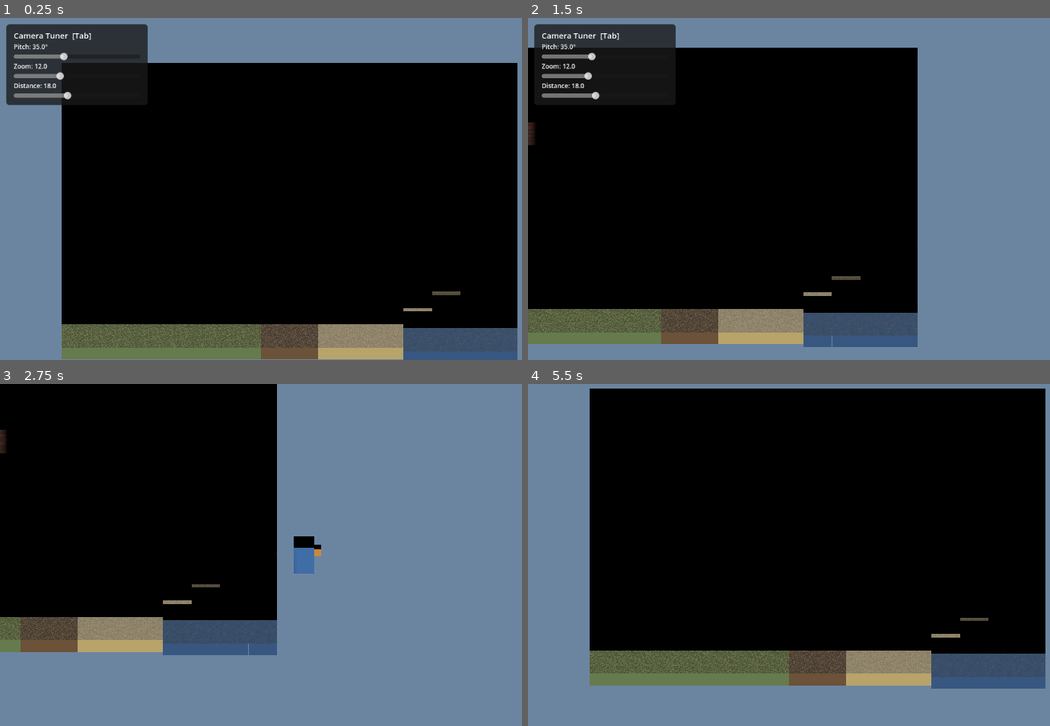
Above: before the commit, frames 1-4 (two rows, left to right).
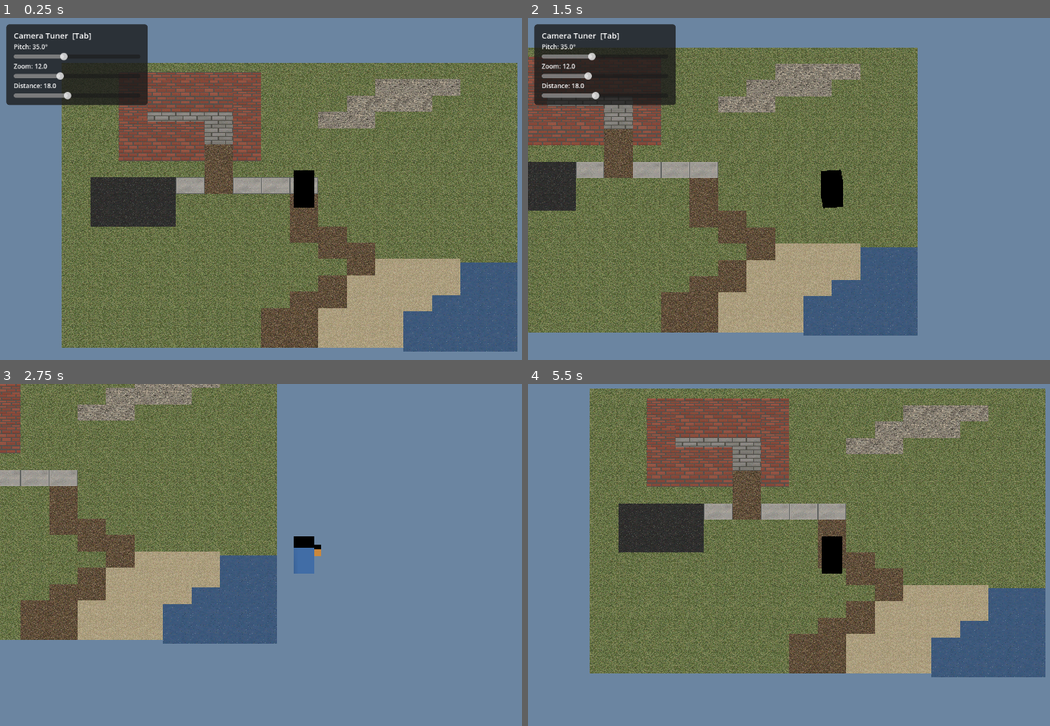
Above: after the commit, the same moments.

Repository: ninthfreak/ActionAdventureVoxel
Game: Godot game, scene res://scenes/main.tscn
Same seed, same stepped clock (60 frames per second), same inputs: the game is played once before the commit and once after it.
Inputs:
- Up to frame 1 (0.25 s): no input
- Up to frame 2 (1.5 s): tap Enter at 0.5 s; hold D (move_right) 0.53-1.28 s; hold Tab (toggle_tuner) 0.53-1.28 s; hold S (move_down) from 1.28 s (still down); tap Tab (toggle_tuner) at 1.35 s
- Up to frame 3 (2.75 s): release S (move_down) at 2.03 s; hold D (move_right) from 2.03 s (still down); hold Tab (toggle_tuner) from 2.03 s (still down)
- Up to frame 4 (5.5 s): release D (move_right) at 2.78 s; release Tab (toggle_tuner) at 2.78 s; hold W (move_up) 2.78-3.53 s; tap Tab (toggle_tuner) at 2.85, 4.35 s; hold Tab (toggle_tuner) 3.53-4.28 s; hold A (move_left) 3.53-5.03 s; hold S (move_down) from 5.03 s (still down); hold Tab (toggle_tuner) from 5.03 s (still down)

The runs differ from the first frame. In frame 1, 69% of the frame differs, in the area x 11-100%, y 13-100%; in frame 2, 58%; in frame 3, 39%; in frame 4, 71%, in the area x 11-100%, y 1-90%.

Commit message:
Fix transparency with per-instance surface override materials
Previous attempts to modify imported mesh materials had no effect.
Now using MeshInstance3D.set_surface_override_material() which
overrides at the rendering level. For each surface, creates a fresh
StandardMaterial3D with only the RGB color (alpha forced to 1.0)
and unshaded mode — no inherited properties from the OBJ import.
Removed ineffective fill boxes.

Co-Authored-By: Claude Opus 4.6 <noreply@anthropic.com>
Claude-Session: https://claude.ai/code/session_0168A7UbHfBLMdtnJfLHTF79

Diff:
--- a/scripts/map_builder.gd
+++ b/scripts/map_builder.gd
@@ -16,25 +16,11 @@
 
 const WALL_TILES := ["B"]
 
-# Average fill color per block type — backs the voxel mesh so sub-pixel
-# gaps between tiny quads show a matching color instead of the sky.
-const FILL_COLORS := {
-	"grass":             Color(0.40, 0.48, 0.30),
-	"dirt":              Color(0.42, 0.32, 0.22),
-	"sand":              Color(0.72, 0.64, 0.42),
-	"water":             Color(0.22, 0.34, 0.50),
-	"asphalt":           Color(0.28, 0.28, 0.28),
-	"gravel":            Color(0.46, 0.44, 0.38),
-	"concrete_walkway":  Color(0.62, 0.60, 0.56),
-	"bricks":            Color(0.52, 0.30, 0.24),
-	"cement_blocks":     Color(0.56, 0.54, 0.50),
-}
-
 @export_multiline var map_layout: String
 @export var center_map: bool = true
 
 var _mesh_cache: Dictionary = {}
-var _fill_cache: Dictionary = {}
+var _override_cache: Dictionary = {}
 
 func _ready() -> void:
 	if Engine.is_editor_hint():
@@ -73,13 +59,13 @@
 				_add_wall(block_name, Vector3(col_idx, 0.0, row_idx) + offset)
 
 func _add_block(block_name: String, pos: Vector3) -> void:
-	_add_fill_box(block_name, pos)
 	var mesh := _load_mesh(block_name)
 	if not mesh:
 		return
 	var mi := MeshInstance3D.new()
 	mi.mesh = mesh
 	mi.position = pos
+	_apply_opaque_overrides(mi, block_name)
 	add_child(mi)
 
 func _add_wall(block_name: String, pos: Vector3) -> void:
@@ -90,10 +76,9 @@
 	var body := StaticBody3D.new()
 	body.position = pos
 
-	_add_fill_box(block_name, Vector3.ZERO, body)
-
 	var mi := MeshInstance3D.new()
 	mi.mesh = mesh
+	_apply_opaque_overrides(mi, block_name)
 	body.add_child(mi)
 
 	var col := CollisionShape3D.new()
@@ -105,26 +90,30 @@
 
 	add_child(body)
 
-func _add_fill_box(block_name: String, pos: Vector3, parent: Node = null) -> void:
-	if not parent:
-		parent = self
-	var fill := MeshInstance3D.new()
-	fill.mesh = _get_fill_mesh(block_name)
-	fill.position = pos
-	fill.scale = Vector3(0.998, 0.998, 0.998)
-	parent.add_child(fill)
+func _apply_opaque_overrides(mi: MeshInstance3D, block_name: String) -> void:
+	var overrides := _get_overrides(block_name)
+	for i in overrides.size():
+		mi.set_surface_override_material(i, overrides[i])
 
-func _get_fill_mesh(block_name: String) -> BoxMesh:
-	if _fill_cache.has(block_name):
-		return _fill_cache[block_name]
-	var mat := StandardMaterial3D.new()
-	mat.albedo_color = FILL_COLORS.get(block_name, Color(0.3, 0.3, 0.3))
-	mat.shading_mode = BaseMaterial3D.SHADING_MODE_UNSHADED
-	var bm := BoxMesh.new()
-	bm.size = Vector3(1.0, 1.0, 1.0)
-	bm.material = mat
-	_fill_cache[block_name] = bm
-	return bm
+func _get_overrides(block_name: String) -> Array:
+	if _override_cache.has(block_name):
+		return _override_cache[block_name]
+	var mesh := _load_mesh(block_name)
+	if not mesh:
+		_override_cache[block_name] = []
+		return []
+	var mats: Array = []
+	for i in mesh.get_surface_count():
+		var src := mesh.surface_get_material(i)
+		var fresh := StandardMaterial3D.new()
+		if src is StandardMaterial3D:
+			fresh.albedo_color = Color(src.albedo_color.r, src.albedo_color.g, src.albedo_color.b, 1.0)
+		else:
+			fresh.albedo_color = Color(0.5, 0.5, 0.5, 1.0)
+		fresh.shading_mode = BaseMaterial3D.SHADING_MODE_UNSHADED
+		mats.append(fresh)
+	_override_cache[block_name] = mats
+	return mats
 
 func _load_mesh(block_name: String) -> Mesh:
 	if _mesh_cache.has(block_name):
